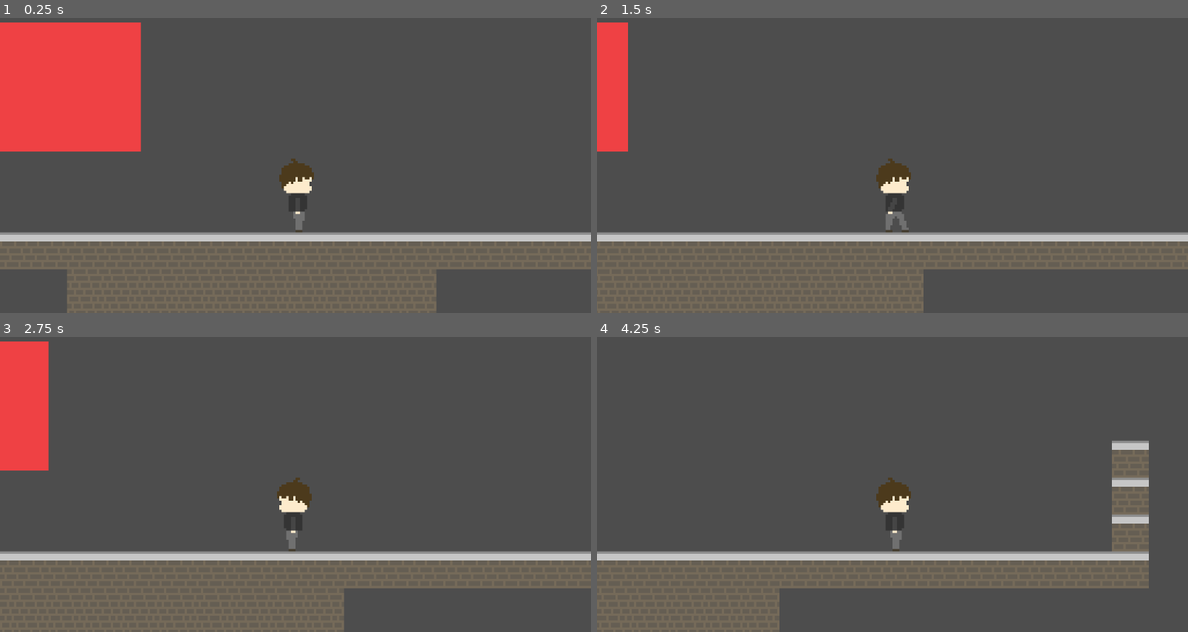
Above: before the commit, frames 1-4 (two rows, left to right).
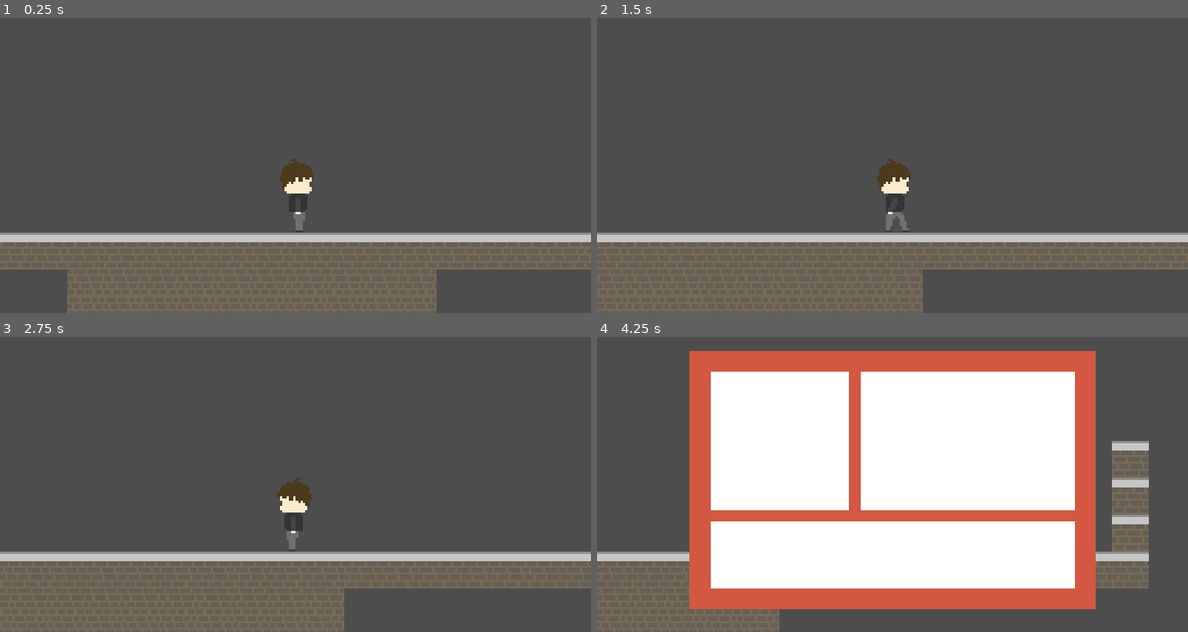
Above: after the commit, the same moments.

Repository: Jakeboiegg/railway
Game: Godot game, scene res://game.tscn
The game is run twice, just before and just after one commit, with the same random seed, the same clock (stepped at 60 frames per second) and the same inputs.
Inputs (mouse positions are in pixels of both pictures, inside the frame that each line leads up to):
- Up to frame 1 (0.25 s): no input
- Up to frame 2 (1.5 s): tap Enter (ui_accept) at 0.5, 0.77 s; move the mouse to (650, 88) at 0.52 s; hold Right (move_right) from 0.53 s (still down); move the mouse to (774, 162) at 1.27 s
- Up to frame 3 (2.75 s): tap Enter (ui_accept) at 1.52 s; move the mouse to (354, 393) at 2.02 s; release Right (move_right) at 2.03 s; hold Left (move_left) from 2.03 s (still down)
- Up to frame 4 (4.25 s): move the mouse to (862, 531) at 2.77 s; release Left (move_left) at 2.78 s; hold Right (move_right) from 2.78 s (still down); tap Enter (ui_accept) at 3.02, 3.77 s; move the mouse to (1069, 516) at 3.52 s; tap Q (toggle_inventory) at 4.15 s

The runs differ from the first frame. In frame 1, 11% of the frame differs, in the area x 0-100%, y 1-76%; in frame 2, 2.6%; in frame 3, 3.9%; in frame 4, 60%, in the area x 0-94%, y 4-93%.
Error after the commit: Invalid assignment of property or key 'visible' with value of type 'bool' on a base object of type 'Nil'. (res://suitcase.gd:7)

Commit message:
suitcase ui wireframe

Diff:
--- a/game.tscn
+++ b/game.tscn
@@ -1,10 +1,8 @@
-[gd_scene load_steps=8 format=4 uid="uid://cu5c3rpbhxv3m"]
+[gd_scene load_steps=6 format=4 uid="uid://cu5c3rpbhxv3m"]
 
 [ext_resource type="Texture2D" uid="uid://bst5gu3yycf0x" path="res://assets/tilemap.png" id="3_4v3kr"]
 [ext_resource type="PackedScene" uid="uid://cjde54bf56ld7" path="res://scenes/boy.tscn" id="3_5vdj6"]
-[ext_resource type="PackedScene" uid="uid://dk5kp14xrd6un" path="res://scenes/target.tscn" id="3_kg3qe"]
-[ext_resource type="PackedScene" uid="uid://blce32f1xu24y" path="res://scenes/suitcase.tscn" id="4_3xccd"]
-[ext_resource type="Script" path="res://scenes/suitcase.gd" id="5_keje2"]
+[ext_resource type="Script" path="res://suitcase.gd" id="3_ei05f"]
 
 [sub_resource type="TileSetAtlasSource" id="TileSetAtlasSource_jd0k0"]
 texture = ExtResource("3_4v3kr")
@@ -140,10 +138,6 @@
 
 [node name="Game" type="Node"]
 
-[node name="target" parent="." instance=ExtResource("3_kg3qe")]
-position = Vector2(-55, -63)
-scale = Vector2(0.152344, 0.109375)
-
 [node name="TileMapLayer" type="TileMapLayer" parent="."]
 tile_map_data = PackedByteArray("AAD//wAAAQAAAAAAAAAAAAAAAQAAAAAAAAABAAAAAQAAAAAAAAACAAAAAQAAAAAAAAADAAAAAQAAAAAAAAAEAA …(880 unchanged characters)…
 tile_set = SubResource("TileSet_fpbjh")
@@ -154,14 +148,49 @@
 [node name="Camera2D" type="Camera2D" parent="boy"]
 visible = false
 position = Vector2(0, -21)
-zoom = Vector2(5, 5)
 
-[node name="UI" type="Node" parent="boy/Camera2D"]
+[node name="UI" type="CanvasLayer" parent="."]
 
-[node name="suitcase" parent="boy/Camera2D/UI" instance=ExtResource("4_3xccd")]
+[node name="screen_size_ref" type="ReferenceRect" parent="UI"]
 visible = false
-offset_left = -78.0
-offset_top = -87.0
-offset_right = -78.0
-offset_bottom = -87.0
-script = ExtResource("5_keje2")
+offset_right = 256.0
+offset_bottom = 144.0
+border_color = Color(0.67158, 0.335321, 0.950431, 1)
+metadata/_edit_lock_ = true
+
+[node name="suitcase" type="Node" parent="UI"]
+script = ExtResource("3_ei05f")
+
+[node name="suitcase_texture_ref" type="ReferenceRect" parent="UI/suitcase"]
+offset_left = 40.0
+offset_top = 10.0
+offset_right = 216.0
+offset_bottom = 134.0
+border_color = Color(0.720288, 0.464714, 0.317491, 1)
+metadata/_edit_lock_ = true
+
+[node name="suitcase_background" type="ColorRect" parent="UI/suitcase/suitcase_texture_ref"]
+offset_top = 12.0
+offset_right = 176.0
+offset_bottom = 124.0
+color = Color(0.828428, 0.343386, 0.255548, 1)
+metadata/_edit_lock_ = true
+
+[node name="item_image" type="ColorRect" parent="UI/suitcase/suitcase_texture_ref"]
+offset_left = 9.0
+offset_top = 21.0
+offset_right = 69.0
+offset_bottom = 81.0
+
+[node name="item_desc" type="ColorRect" parent="UI/suitcase/suitcase_texture_ref"]
+offset_left = 74.0
+offset_top = 21.0
+offset_right = 167.0
+offset_bottom = 81.0
+
+[node name="items" type="ColorRect" parent="UI/suitcase/suitcase_texture_ref"]
+layout_mode = 0
+offset_left = 9.0
+offset_top = 86.0
+offset_right = 167.0
+offset_bottom = 115.0
--- a/project.godot
+++ b/project.godot
@@ -20,6 +20,7 @@
 window/size/viewport_width=1280
 window/size/viewport_height=720
 window/stretch/mode="viewport"
+window/stretch/scale=5.0
 
 [input]
 
--- /dev/null
+++ b/suitcase.gd
@@ -0,0 +1,16 @@
+extends Node
+
+@onready var suitcase_ui: ReferenceRect = $suitcase_texture_ref
+var inventory = false
+
+func _init() -> void:
+	suitcase_ui.visible = false
+
+func _process(_delta: float) -> void:
+	if Input.is_action_just_pressed("toggle_inventory"):
+		inventory = not inventory
+
+	if inventory:
+		suitcase_ui.visible = true
+	else:
+		suitcase_ui.visible = false
